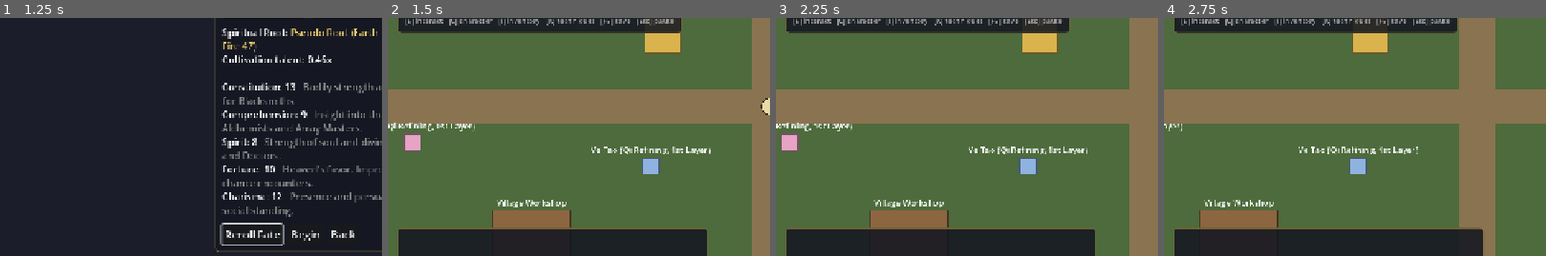
Above: before the commit, frames 1-4 (left to right).
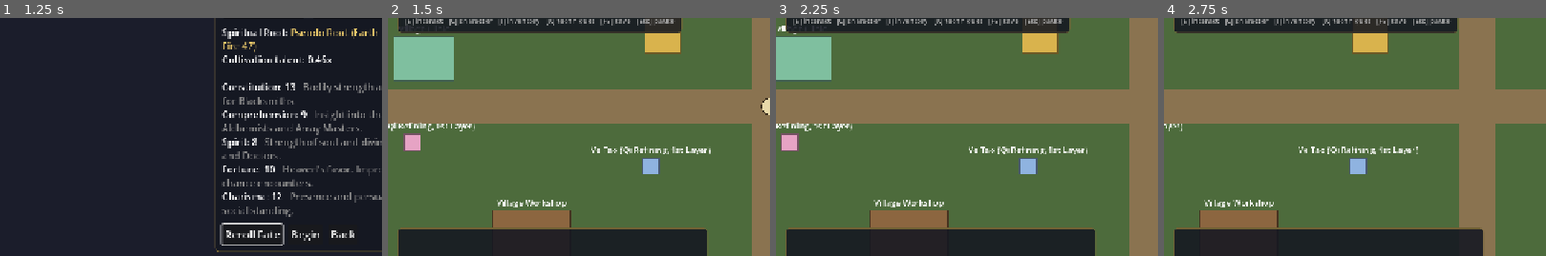
Above: after the commit, the same moments.

Repository: samridghimire/cultivation-game
Game: Godot game, scene res://src/ui/main_menu.tscn
The game is run twice, just before and just after one commit, with the same random seed, the same clock (stepped at 60 frames per second) and the same inputs.
Inputs (mouse positions are % of the whole screen's width and height, from its top left):
- Up to frame 1 (1.25 s): click "New Game" at 0.5 s
- Up to frame 2 (1.5 s): click "Begin" at 1.25 s
- Up to frame 3 (2.25 s): tap Enter at 2 s; move the mouse to (72, 45) at 2.02 s; hold D (move_right) from 2.03 s (still down); hold E (interact) from 2.03 s (still down); click (72, 45) at 2.17 s
- Up to frame 4 (2.75 s): keep holding D (move_right); keep holding E (interact)
The pictures show only the part of the screen within x 0-50%, y 31-81%; the shares and areas given below are measured in that part.

Frame 1 is identical in both runs. In frame 2, 2.8% of the frame differs, in the area x 1-18%, y 6-26%; in frame 3, 2.7%; in frame 4, nothing differs.

Commit message:
[G-007b] Clinic place type for medicine
Co-Authored-By: Claude <noreply@anthropic.com>
Claude-Session: https://claude.ai/code/session_0161o4yy9Vpf2JCvCvNYfvXQ

Diff:
--- a/data/regions.json
+++ b/data/regions.json
@@ -1,5 +1,5 @@
 {
-  "_doc": "World regions. The world scene builds itself from …(342 unchanged characters)… itation, merchant, sect_hall, workshop, deed_giver, explore, travel, gather), 'p …(315 unchanged characters)…
+  "_doc": "World regions. The world scene builds itself from …(342 unchanged characters)… itation, merchant, sect_hall, workshop, clinic, deed_giver, explore, travel, gather), 'p …(315 unchanged characters)…
   "start_region": "qingshi_village",
   "regions": [
     {
@@ -19,6 +19,7 @@
         {"type": "meditation", "display_name": "Spirit Spring (2x qi)", "pos": [1400, 160], "size": [90, 70], "color": "59b3d9", "qi_density": 2.0},
         {"type": "sect_hall", "display_name": "Sect Recruitment Hall", "pos": [1250, 750], "size": [160, 110], "color": "b33f33"},
         {"type": "workshop", "display_name": "Village Workshop", "pos": [400, 720], "size": [130, 90], "color": "8c6640"},
+        {"type": "clinic", "display_name": "Village Clinic", "pos": [220, 420], "size": [100, 75], "color": "7fbf9f"},
         {"type": "merchant", "display_name": "Wandering Merchant", "pos": [620, 380], "size": [60, 60], "color": "d9b34d"},
         {"type": "deed_giver", "display_name": "Villager", "pos": [1000, 400], "size": [30, 30], "color": "e6bf99", "deed_context": "villager", "hidden_by_flag": "villager_dead"},
         {"type": "explore", "display_name": "Village Outskirts", "pos": [150, 880], "size": [120, 70], "color": "6b7d4a"},
@@ -67,6 +68,7 @@
         {"type": "merchant", "display_name": "Heavenforge Smithy", "pos": [1450, 450], "size": [110, 80], "color": "5a5f66", "stock_tags": ["equipment", "ore", "smithing"]},
         {"type": "merchant", "display_name": "Night Market Stall", "pos": [1200, 300], "size": [80, 60], "color": "7a4fa0", "max_price": 100},
         {"type": "workshop", "display_name": "Artisan Quarter", "pos": [400, 750], "size": [150, 100], "color": "8c6640"},
+        {"type": "clinic", "display_name": "Hall of Gentle Hands Clinic", "pos": [800, 380], "size": [120, 85], "color": "7fbf9f"},
         {"type": "sect_hall", "display_name": "Sect Envoy Hall", "pos": [1200, 750], "size": [160, 110], "color": "b33f33"},
         {"type": "meditation", "anchor_id": "fallen_star_room", "display_name": "Rented Cultivation Room", "pos": [1450, 120], "size": [90, 70], "color": "8c919e", "qi_density": 1.3},
         {"type": "explore", "display_name": "Back Alleys", "pos": [150, 120], "size": [120, 80], "color": "4a4438"},
--- a/src/core/game_data.gd
+++ b/src/core/game_data.gd
@@ -226,7 +226,7 @@
 func _validate_world() -> void:
 	if not regions.has(start_region):
 		load_errors.append("start_region '%s' is not a region" % start_region)
-	var place_types := ["meditation", "merchant", "sect_hall", "workshop", "deed_giver", "explore", "travel", "gather"]
+	var place_types := ["meditation", "merchant", "sect_hall", "workshop", "clinic", "deed_giver", "explore", "travel", "gather"]
 	for region: Dictionary in regions.values():
 		for route: Dictionary in region.get("routes", []):
 			if not regions.has(route.get("to", "")):
--- /dev/null
+++ b/src/world/interactables/clinic.gd
@@ -0,0 +1,24 @@
+extends Interactable
+## A clinic: work as a Doctor treating patients, treat your own injuries
+## (trains Doctor), or pay the resident doctor to heal an injury outright.
+
+
+func get_options() -> Array[Dictionary]:
+	var c: CharacterData = GameState.player
+	var data: GameData = GameState.data
+	var options: Array[Dictionary] = [
+		{"label": "Treat patients (1 month) [%s]" % Professions.rank_title(c, data, Medicine.DOCTOR), "action": GameState.treat_patients.bind(Calendar.DAYS_PER_MONTH), "keep_open": true},
+	]
+	var self_days := int(data.medicine.get("self_treatment_days", 7))
+	var power := Medicine.self_treatment_power(c, data)
+	var stones := c.item_count("spirit_stone")
+	for injury_id: String in c.injuries:
+		var injury_name := Injuries.injury_name(data, injury_id)
+		var left := Calendar.format_duration(int(c.injuries[injury_id]))
+		options.append({"label": "Treat your %s (%s, heals %s; %s left)" % [injury_name, Calendar.format_duration(self_days), Calendar.format_duration(power), left], "action": GameState.treat_own_injury.bind(injury_id), "disabled": power <= 0, "keep_open": true})
+		var cost := Medicine.clinic_cost(c, data, injury_id)
+		var label := "Pay the doctor to heal your %s (%d spirit stones)" % [injury_name, cost]
+		if stones < cost:
+			label += " (you have %d)" % stones
+		options.append({"label": label, "action": GameState.visit_clinic.bind(injury_id), "disabled": stones < cost, "keep_open": true})
+	return options
--- a/src/world/world.gd
+++ b/src/world/world.gd
@@ -10,6 +10,7 @@
 	"merchant": preload("res://src/world/interactables/merchant.gd"),
 	"sect_hall": preload("res://src/world/interactables/sect_hall.gd"),
 	"workshop": preload("res://src/world/interactables/workshop.gd"),
+	"clinic": preload("res://src/world/interactables/clinic.gd"),
 	"deed_giver": preload("res://src/world/interactables/deed_giver.gd"),
 	"explore": preload("res://src/world/interactables/explore_site.gd"),
 	"travel": preload("res://src/world/interactables/travel_point.gd"),
--- /dev/null
+++ b/tests/unit/test_clinic.gd
@@ -0,0 +1,64 @@
+extends TestCase
+## The clinic place: treat patients, treat your own injuries, pay the doctor.
+
+
+func _gs() -> Node:
+	return (Engine.get_main_loop() as SceneTree).root.get_node("GameState")
+
+
+func _clinic() -> Node:
+	return load("res://src/world/interactables/clinic.gd").new()
+
+
+func _find(options: Array[Dictionary], prefix: String) -> Dictionary:
+	for option in options:
+		if option["label"].begins_with(prefix):
+			return option
+	return {}
+
+
+func test_clinic_is_a_valid_place_type_in_regions() -> void:
+	assert_true(data().load_errors.is_empty())
+	var found := 0
+	for region: Dictionary in data().regions.values():
+		for place: Dictionary in region.get("places", []):
+			if place["type"] == "clinic":
+				found += 1
+	assert_true(found >= 2)
+
+
+func test_healthy_player_can_only_treat_patients() -> void:
+	var gs := _gs()
+	var c := new_character()
+	c.injuries = {}
+	gs.start_session(c)
+	var clinic := _clinic()
+	var options: Array[Dictionary] = clinic.get_options()
+	assert_eq(options.size(), 1)
+	var before: int = gs.player.age_days
+	options[0]["action"].call()
+	assert_eq(gs.player.age_days, before + Calendar.DAYS_PER_MONTH)
+	assert_true(gs.player.professions.has(Medicine.DOCTOR))
+	clinic.free()
+
+
+func test_injured_player_can_treat_self_or_pay() -> void:
+	var gs := _gs()
+	var c := new_character()
+	c.injuries = {"broken_bones": 60}
+	c.inventory = {}
+	gs.start_session(c)
+	var clinic := _clinic()
+	var options: Array[Dictionary] = clinic.get_options()
+	var pay := _find(options, "Pay the doctor to heal your Broken Bones")
+	assert_false(pay.is_empty())
+	assert_true(pay["disabled"])
+	assert_false(_find(options, "Treat your Broken Bones").is_empty())
+	gs.player.add_item("spirit_stone", 100)
+	pay = _find(clinic.get_options(), "Pay the doctor")
+	assert_false(pay["disabled"])
+	pay["action"].call()
+	assert_false(gs.player.injuries.has("broken_bones"))
+	assert_eq(gs.player.item_count("spirit_stone"), 100 - 20)
+	assert_eq(clinic.get_options().size(), 1)
+	clinic.free()
Not shown, added: src/world/interactables/clinic.gd.uid
Not shown, added: tests/unit/test_clinic.gd.uid
Not shown, changed: docs/BACKLOG.md
Not shown, changed: docs/CHANGELOG.md
Not shown, changed: docs/DESIGN.md
